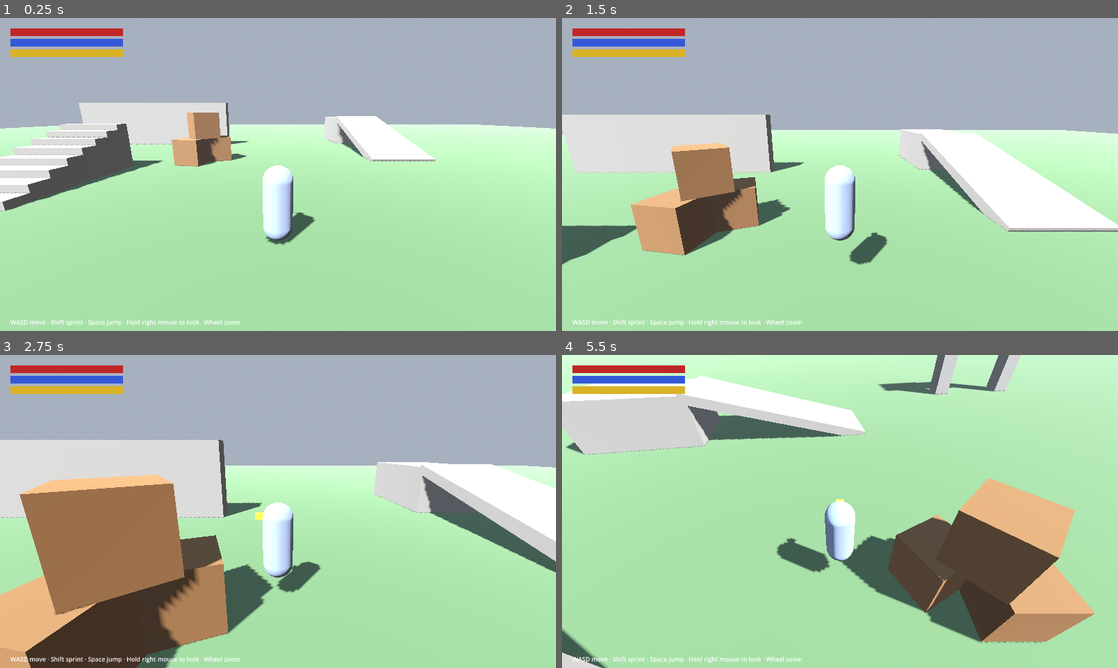
Above: before the commit, frames 1-4 (two rows, left to right).
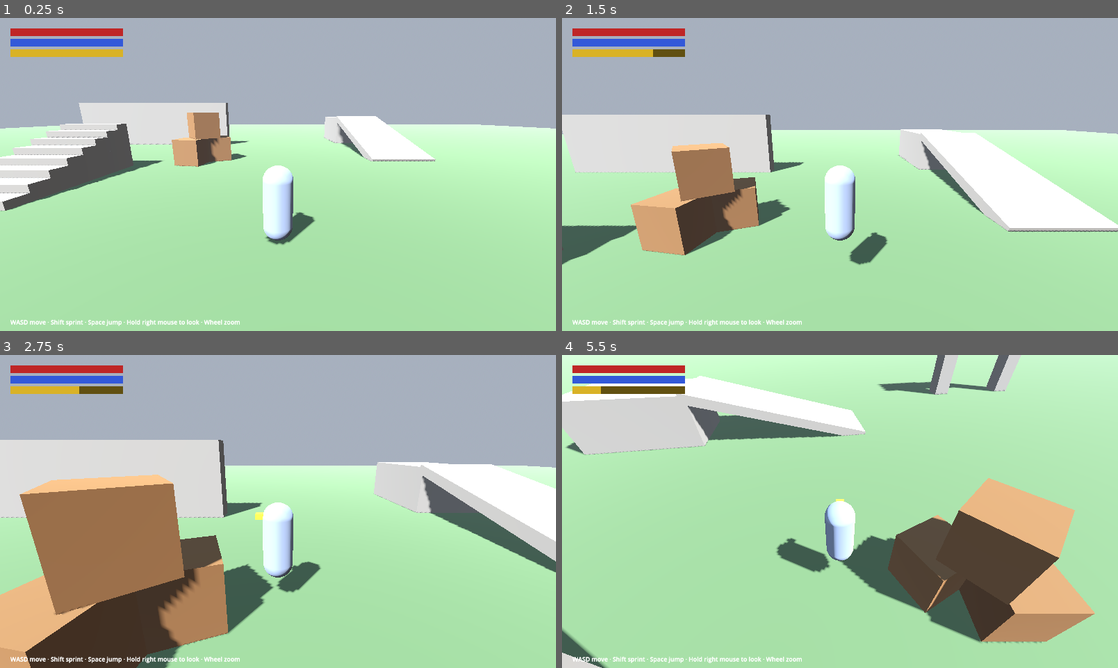
Above: after the commit, the same moments.

Repository: itshyokin/titamas-online
Game: Godot game, scene res://scenes/levels/test_level.tscn
Same seed, same stepped clock (60 frames per second), same inputs: the game is played once before the commit and once after it.
Inputs (mouse positions are in pixels of both pictures, inside the frame that each line leads up to):
- Up to frame 1 (0.25 s): no input
- Up to frame 2 (1.5 s): tap Enter at 0.5 s; move the mouse to (812, 237) at 0.52 s; hold Shift (sprint) 0.53-1.28 s; hold W (move_forward) from 0.53 s (still down); tap Space (jump) at 0.77, 0.8, 1.07, 1.35 s; move the mouse to (1006, 221) at 1.27 s
- Up to frame 3 (2.75 s): tap Space (jump) at 1.52, 1.82, 2.3 s; tap Shift (sprint) at 1.55 s; move the mouse to (111, 464) at 2.02 s; release W (move_forward) at 2.03 s; hold A (move_left) from 2.03 s (still down); hold Right mouse button (camera_look) from 2.03 s (still down)
- Up to frame 4 (5.5 s): move the mouse to (845, 511) at 2.77 s; release Right mouse button (camera_look) at 2.78 s; tap Shift (sprint) at 2.85, 4.55 s; tap Space (jump) at 3.02, 3.32, 3.77, 3.8, 4.07, 4.52, 4.82, 5.3 s; move the mouse to (756, 433) at 3.52 s; release A (move_left) at 3.53 s; hold S (move_back) 3.53-4.28 s; hold Mouse wheel up (zoom_in) 3.53-4.28 s; move the mouse to (962, 495) at 4.27 s; hold D (move_right) 4.28-5.03 s; tap Mouse wheel down (zoom_out) at 4.35 s; move the mouse to (728, 527) at 5.02 s; hold W (move_forward) from 5.03 s (still down); hold Shift (sprint) from 5.03 s (still down)

The runs differ from the first frame. In frame 2, 0.1% of the frame differs, in the area x 16-23%, y 10-13%; in frame 3, 0.4%, in the area x 1-32%, y 10-99%; in frame 4, 0.4%.
Error after the commit: Invalid access to property or key 'spring_length' on a base object of type 'null instance'. (res://scripts/player/third_person_camera.gd:24)

Commit message:
testing

Diff:
--- a/project.godot
+++ b/project.godot
@@ -1,5 +1,10 @@
 ; Engine configuration file.
-; Edit through Project > Project Settings in the Godot editor when possible.
+; It's best edited using the editor UI and not directly,
+; since the parameters that go here are not all obvious.
+;
+; Format:
+;   [section] ; section goes between []
+;   param=value ; assign values to parameters
 
 config_version=5
 
@@ -19,49 +24,49 @@
 
 move_forward={
 "deadzone": 0.2,
-"events": [Object(InputEventKey,"physical_keycode":87)
-, Object(InputEventKey,"physical_keycode":4194320)
+"events": [Object(InputEventKey,"resource_local_to_scene":false,"resource_name":"","device":0,"window_id":0,"alt_pressed":false,"shift_pressed":false,"ctrl_pressed":false,"meta_pressed":false,"pressed":false,"keycode":0,"physical_keycode":87,"key_label":0,"unicode":0,"location":0,"echo":false,"script":null)
+, Object(InputEventKey,"resource_local_to_scene":false,"resource_name":"","device":0,"window_id":0,"alt_pressed":false,"shift_pressed":false,"ctrl_pressed":false,"meta_pressed":false,"pressed":false,"keycode":0,"physical_keycode":4194320,"key_label":0,"unicode":0,"location":0,"echo":false,"script":null)
 ]
 }
 move_back={
 "deadzone": 0.2,
-"events": [Object(InputEventKey,"physical_keycode":83)
-, Object(InputEventKey,"physical_keycode":4194322)
+"events": [Object(InputEventKey,"resource_local_to_scene":false,"resource_name":"","device":0,"window_id":0,"alt_pressed":false,"shift_pressed":false,"ctrl_pressed":false,"meta_pressed":false,"pressed":false,"keycode":0,"physical_keycode":83,"key_label":0,"unicode":0,"location":0,"echo":false,"script":null)
+, Object(InputEventKey,"resource_local_to_scene":false,"resource_name":"","device":0,"window_id":0,"alt_pressed":false,"shift_pressed":false,"ctrl_pressed":false,"meta_pressed":false,"pressed":false,"keycode":0,"physical_keycode":4194322,"key_label":0,"unicode":0,"location":0,"echo":false,"script":null)
 ]
 }
 move_left={
 "deadzone": 0.2,
-"events": [Object(InputEventKey,"physical_keycode":65)
+"events": [Object(InputEventKey,"resource_local_to_scene":false,"resource_name":"","device":0,"window_id":0,"alt_pressed":false,"shift_pressed":false,"ctrl_pressed":false,"meta_pressed":false,"pressed":false,"keycode":0,"physical_keycode":65,"key_label":0,"unicode":0,"location":0,"echo":false,"script":null)
 ]
 }
 move_right={
 "deadzone": 0.2,
-"events": [Object(InputEventKey,"physical_keycode":68)
+"events": [Object(InputEventKey,"resource_local_to_scene":false,"resource_name":"","device":0,"window_id":0,"alt_pressed":false,"shift_pressed":false,"ctrl_pressed":false,"meta_pressed":false,"pressed":false,"keycode":0,"physical_keycode":68,"key_label":0,"unicode":0,"location":0,"echo":false,"script":null)
 ]
 }
 jump={
 "deadzone": 0.2,
-"events": [Object(InputEventKey,"physical_keycode":32)
+"events": [Object(InputEventKey,"resource_local_to_scene":false,"resource_name":"","device":0,"window_id":0,"alt_pressed":false,"shift_pressed":false,"ctrl_pressed":false,"meta_pressed":false,"pressed":false,"keycode":0,"physical_keycode":32,"key_label":0,"unicode":0,"location":0,"echo":false,"script":null)
 ]
 }
 sprint={
 "deadzone": 0.2,
-"events": [Object(InputEventKey,"physical_keycode":4194325)
+"events": [Object(InputEventKey,"resource_local_to_scene":false,"resource_name":"","device":0,"window_id":0,"alt_pressed":false,"shift_pressed":false,"ctrl_pressed":false,"meta_pressed":false,"pressed":false,"keycode":0,"physical_keycode":4194325,"key_label":0,"unicode":0,"location":0,"echo":false,"script":null)
 ]
 }
 camera_look={
 "deadzone": 0.2,
-"events": [Object(InputEventMouseButton,"button_index":2)
+"events": [Object(InputEventMouseButton,"resource_local_to_scene":false,"resource_name":"","device":0,"window_id":0,"alt_pressed":false,"shift_pressed":false,"ctrl_pressed":false,"meta_pressed":false,"button_mask":0,"position":Vector2(0, 0),"global_position":Vector2(0, 0),"factor":1.0,"button_index":2,"canceled":false,"pressed":false,"double_click":false,"script":null)
 ]
 }
 zoom_in={
 "deadzone": 0.2,
-"events": [Object(InputEventMouseButton,"button_index":4)
+"events": [Object(InputEventMouseButton,"resource_local_to_scene":false,"resource_name":"","device":0,"window_id":0,"alt_pressed":false,"shift_pressed":false,"ctrl_pressed":false,"meta_pressed":false,"button_mask":0,"position":Vector2(0, 0),"global_position":Vector2(0, 0),"factor":1.0,"button_index":4,"canceled":false,"pressed":false,"double_click":false,"script":null)
 ]
 }
 zoom_out={
 "deadzone": 0.2,
-"events": [Object(InputEventMouseButton,"button_index":5)
+"events": [Object(InputEventMouseButton,"resource_local_to_scene":false,"resource_name":"","device":0,"window_id":0,"alt_pressed":false,"shift_pressed":false,"ctrl_pressed":false,"meta_pressed":false,"button_mask":0,"position":Vector2(0, 0),"global_position":Vector2(0, 0),"factor":1.0,"button_index":5,"canceled":false,"pressed":false,"double_click":false,"script":null)
 ]
 }
 
@@ -70,7 +75,3 @@
 3d_physics/layer_1="world"
 3d_physics/layer_2="players"
 3d_physics/layer_3="enemies"
-
-[physics]
-
-common/physics_ticks_per_second=60
--- a/scenes/levels/test_level.tscn
+++ b/scenes/levels/test_level.tscn
@@ -1,8 +1,8 @@
-[gd_scene format=3]
+[gd_scene format=3 uid="uid://dil5icttc0rtv"]
 
 [ext_resource type="PackedScene" path="res://scenes/player/player.tscn" id="1_v45ci"]
-[ext_resource type="Script" path="res://scripts/player/stats.gd" id="2_48ne7"]
-[ext_resource type="Script" path="res://scripts/player/third_person_camera.gd" id="3_6xh4u"]
+[ext_resource type="Script" uid="uid://cjg58r0xgp6kb" path="res://scripts/player/stats.gd" id="2_48ne7"]
+[ext_resource type="Script" uid="uid://cqe8qi20xfoun" path="res://scripts/player/third_person_camera.gd" id="3_6xh4u"]
 [ext_resource type="PackedScene" path="res://scenes/ui/hud.tscn" id="4_cyt5c"]
 
 [sub_resource type="ProceduralSkyMaterial" id="ProceduralSkyMaterial_7x1jh"]
@@ -33,44 +33,6 @@
 [sub_resource type="CapsuleShape3D" id="CapsuleShape3D_qek5x"]
 radius = 0.35
 height = 1.8
-
-[sub_resource type="StandardMaterial3D" id="StandardMaterial3D_5gtgg"]
-albedo_color = Color(0.55, 0.6, 0.7, 1)
-roughness = 0.9
-
-[sub_resource type="CapsuleMesh" id="CapsuleMesh_h17s1"]
-material = SubResource("StandardMaterial3D_5gtgg")
-radius = 0.35
-height = 1.8
-
-[sub_resource type="StandardMaterial3D" id="StandardMaterial3D_je7p5"]
-albedo_color = Color(0.9, 0.75, 0.2, 1)
-roughness = 0.9
-
-[sub_resource type="BoxMesh" id="BoxMesh_fm80t"]
-material = SubResource("StandardMaterial3D_je7p5")
-size = Vector3(0.2, 0.12, 0.25)
-
-[sub_resource type="SphereShape3D" id="SphereShape3D_gx1jg"]
-radius = 0.25
-
-[sub_resource type="StyleBoxFlat" id="StyleBoxFlat_hqnrr"]
-bg_color = Color(0, 0, 0, 0.55)
-
-[sub_resource type="StyleBoxFlat" id="StyleBoxFlat_bo48s"]
-bg_color = Color(0.75, 0.15, 0.15, 1)
-
-[sub_resource type="StyleBoxFlat" id="StyleBoxFlat_8qguk"]
-bg_color = Color(0, 0, 0, 0.55)
-
-[sub_resource type="StyleBoxFlat" id="StyleBoxFlat_136eg"]
-bg_color = Color(0.2, 0.35, 0.85, 1)
-
-[sub_resource type="StyleBoxFlat" id="StyleBoxFlat_oj5la"]
-bg_color = Color(0, 0, 0, 0.55)
-
-[sub_resource type="StyleBoxFlat" id="StyleBoxFlat_gss2c"]
-bg_color = Color(0.85, 0.7, 0.15, 1)
 
 [node name="TestLevel" type="Node3D" unique_id=1270205724]
 
@@ -196,77 +158,17 @@
 [node name="Player" parent="." unique_id=1957645400 instance=ExtResource("1_v45ci")]
 transform = Transform3D(1, 0, 0, 0, 1, 0, 0, 0, 1, 0, 0.1, 4)
 
-[node name="CollisionShape3D" type="CollisionShape3D" parent="Player" unique_id=554792150]
+[node name="CollisionShape3D2" type="CollisionShape3D" parent="Player" unique_id=554792150]
 transform = Transform3D(1, 0, 0, 0, 1, 0, 0, 0, 1, 0, 0.9, 0)
 shape = SubResource("CapsuleShape3D_qek5x")
 
-[node name="Model" type="Node3D" parent="Player" unique_id=203077600]
+[node name="Model2" type="Node3D" parent="Player" unique_id=203077600]
 
-[node name="PlaceholderBody" type="MeshInstance3D" parent="Player/Model" unique_id=1425337374]
-transform = Transform3D(1, 0, 0, 0, 1, 0, 0, 0, 1, 0, 0.9, 0)
-mesh = SubResource("CapsuleMesh_h17s1")
-
-[node name="FacingMarker" type="MeshInstance3D" parent="Player/Model" unique_id=1748436567]
-transform = Transform3D(1, 0, 0, 0, 1, 0, 0, 0, 1, 0, 1.5, -0.38)
-mesh = SubResource("BoxMesh_fm80t")
-
-[node name="Stats" type="Node" parent="Player" unique_id=1298780680]
+[node name="Stats2" type="Node" parent="Player" unique_id=1298780680]
 script = ExtResource("2_48ne7")
 
-[node name="CameraRig" type="Node3D" parent="Player" unique_id=1621913665]
+[node name="CameraRig2" type="Node3D" parent="Player" unique_id=1621913665]
 script = ExtResource("3_6xh4u")
 
-[node name="SpringArm3D" type="SpringArm3D" parent="Player/CameraRig" unique_id=1966390940]
-shape = SubResource("SphereShape3D_gx1jg")
-spring_length = 5.0
-margin = 0.2
-
-[node name="Camera3D" type="Camera3D" parent="Player/CameraRig/SpringArm3D" unique_id=1425378120]
-current = true
-fov = 70.0
-
-[node name="HUD" parent="Player" unique_id=155030158 instance=ExtResource("4_cyt5c")]
+[node name="HUD2" parent="Player" unique_id=155030158 instance=ExtResource("4_cyt5c")]
 stats_path = NodePath("../Stats")
-
-[node name="Bars" type="VBoxContainer" parent="Player/HUD" unique_id=428412301]
-custom_minimum_size = Vector2(260, 0)
-offset_left = 24.0
-offset_top = 24.0
-offset_right = 24.0
-offset_bottom = 24.0
-theme_override_constants/separation = 6
-
-[node name="HealthBar" type="ProgressBar" parent="Player/HUD/Bars" unique_id=1316441528]
-unique_name_in_owner = true
-custom_minimum_size = Vector2(260, 18)
-layout_mode = 2
-theme_override_styles/background = SubResource("StyleBoxFlat_hqnrr")
-theme_override_styles/fill = SubResource("StyleBoxFlat_bo48s")
-value = 100.0
-show_percentage = false
-
-[node name="ManaBar" type="ProgressBar" parent="Player/HUD/Bars" unique_id=1143314396]
-unique_name_in_owner = true
-custom_minimum_size = Vector2(260, 18)
-layout_mode = 2
-theme_override_styles/background = SubResource("StyleBoxFlat_8qguk")
-theme_override_styles/fill = SubResource("StyleBoxFlat_136eg")
-value = 100.0
-show_percentage = false
-
-[node name="StaminaBar" type="ProgressBar" parent="Player/HUD/Bars" unique_id=162403369]
-unique_name_in_owner = true
-custom_minimum_size = Vector2(260, 18)
-layout_mode = 2
-theme_override_styles/background = SubResource("StyleBoxFlat_oj5la")
-theme_override_styles/fill = SubResource("StyleBoxFlat_gss2c")
-value = 100.0
-show_percentage = false
-
-[node name="Controls" type="Label" parent="Player/HUD" unique_id=1928741157]
-offset_left = 24.0
-offset_top = 690.0
-offset_right = 24.0
-offset_bottom = 690.0
-theme_override_font_sizes/font_size = 14
-text = "WASD move · Shift sprint · Space jump · Hold right mouse to look · Wheel zoom"
